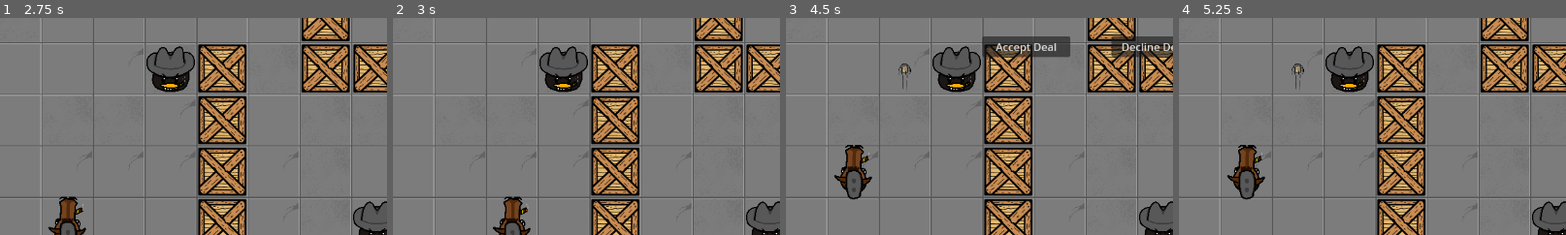
Above: before the commit, frames 1-4 (left to right).
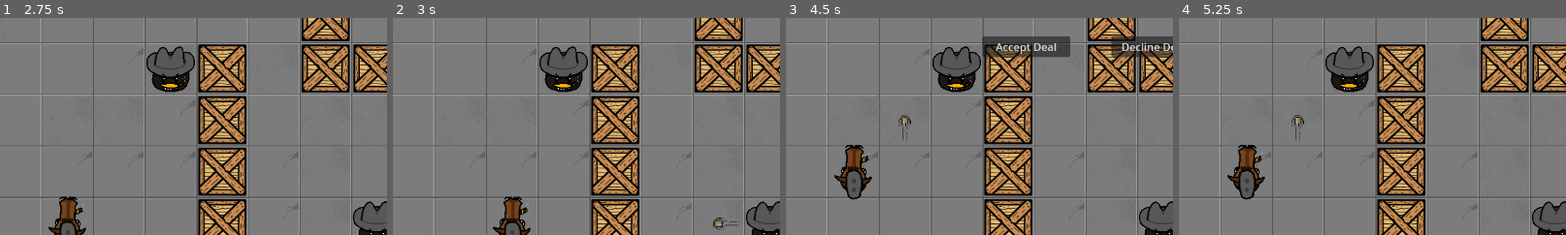
Above: after the commit, the same moments.

Repository: AT0M1X/TheHorseheadPact
Game: Godot game, scene res://scenes/main/Main.tscn
Same seed, same stepped clock (60 frames per second), same inputs: the game is played once before the commit and once after it.
Inputs:
- Up to frame 1 (2.75 s): click "Accept Deal" at 0.5 s; tap Enter at 1.25 s; hold D (move_right) 1.28-2.03 s; hold Space (shoot) 1.28-2.03 s; hold S (move_down) from 2.03 s (still down); tap Space (shoot) at 2.1 s
- Up to frame 2 (3 s): tap Enter at 2.75 s; release S (move_down) at 2.78 s; hold D (move_right) from 2.78 s (still down); hold Space (shoot) from 2.78 s (still down)
- Up to frame 3 (4.5 s): release D (move_right) at 3.53 s; release Space (shoot) at 3.53 s; hold W (move_up) 3.53-4.28 s; tap Space (shoot) at 3.6 s; tap Enter at 4.25 s; hold A (move_left) from 4.28 s (still down); hold Space (shoot) from 4.28 s (still down)
- Up to frame 4 (5.25 s): release A (move_left) at 5 s; release Space (shoot) at 5 s; click "Accept Deal" at 5 s
The pictures show only the part of the screen within x 8-58%, y 50-100%; the shares and areas given below are measured in that part.

Frame 1 is identical in both runs. In frame 2, 0.1% of the frame differs, in the area x 82-90%, y 91-98%; in frame 3, 0.3%, in the area x 29-33%, y 20-57%; in frame 4, 0.3%.

Commit message:
enemt do stuff on force

Diff:
--- a/scripts/actors/Enemy.gd
+++ b/scripts/actors/Enemy.gd
@@ -7,12 +7,14 @@
 
 var tile_size = Settings.tile_size
 var move_right = true
+var player
 
 func _ready():
 	TurnManager.register_enemy(self)
+	DealManager.connect("forced_turn_action", deal_enemy_action)
 
 func take_turn():
-	var player = TurnManager.player
+	player = TurnManager.player
 	if player == null:
 		return
 
@@ -86,3 +88,13 @@
 	# Safe to move: use move_and_collide for actual movement
 	move_and_collide(motion)
 	return true
+
+func deal_enemy_action(deal_type: String):
+	match deal_type:
+		"All shoot":
+			print(deal_type)
+			if int(player.position.x) == int(position.x):
+				shoot_at_player(0, 1 if player.position.y > position.y else -1)
+			if int(player.position.y) == int(position.y):
+				shoot_at_player(1 if player.position.x > position.x else -1, 0)
+			DealManager.forced_turn_completed()
